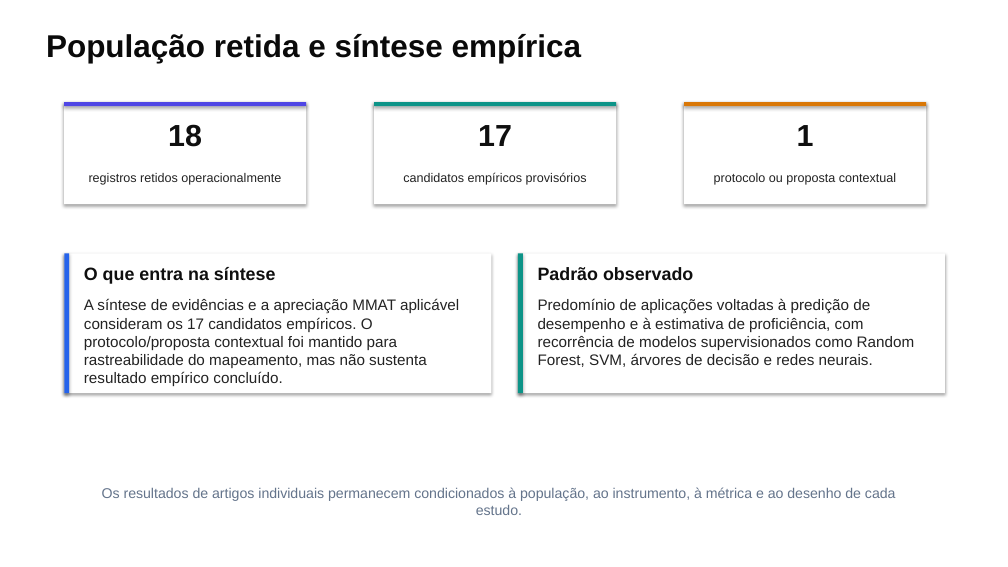
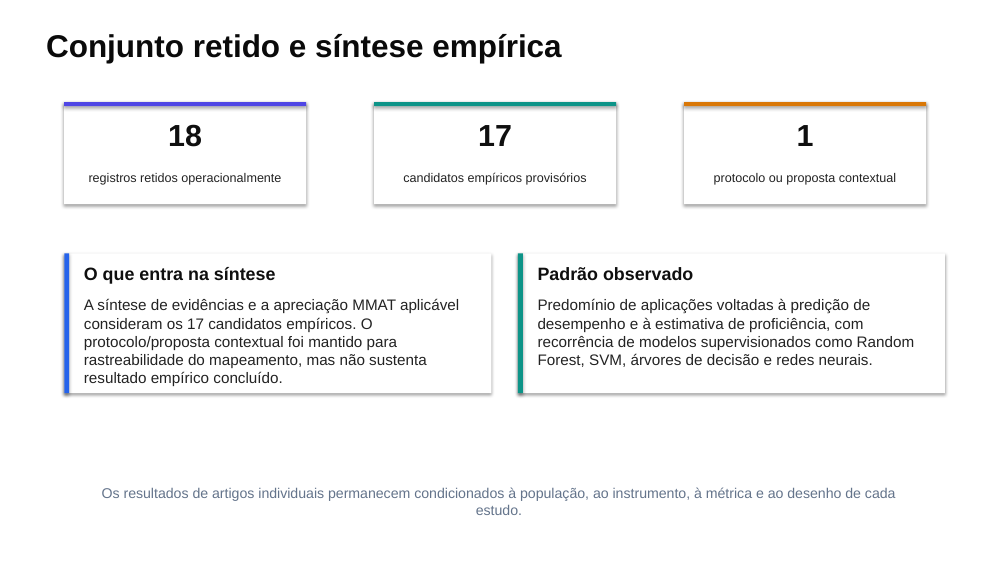
Before and after one commit to thalesfb/ccw, a slide deck: slide 12 of results/tcc/presentation/ensino_personalizado_de_matematica_tcc.pptx. Drawn at 1008x567 pixels with LibreOffice and Linux fonts; fonts in the diff are those of the drawing. Boxes give left, top, right and bottom in pixels: in the first picture for what was removed or moved away, otherwise in the second. Text is boxed around its words. In the diff, an @@ line names an element or a change of style, - is before the commit and + after.

```diff
--- a/results/tcc/presentation/ensino_personalizado_de_matematica_tcc.pptx
+++ b/results/tcc/presentation/ensino_personalizado_de_matematica_tcc.pptx
@@ text at [46,34,561,63]: text changed @@
-População retida e síntese empírica
+Conjunto retido e síntese empírica
```
Also in this commit, not shown: 1 other slide changed, 1 slide added, 1 slide removed, 26 other files.
